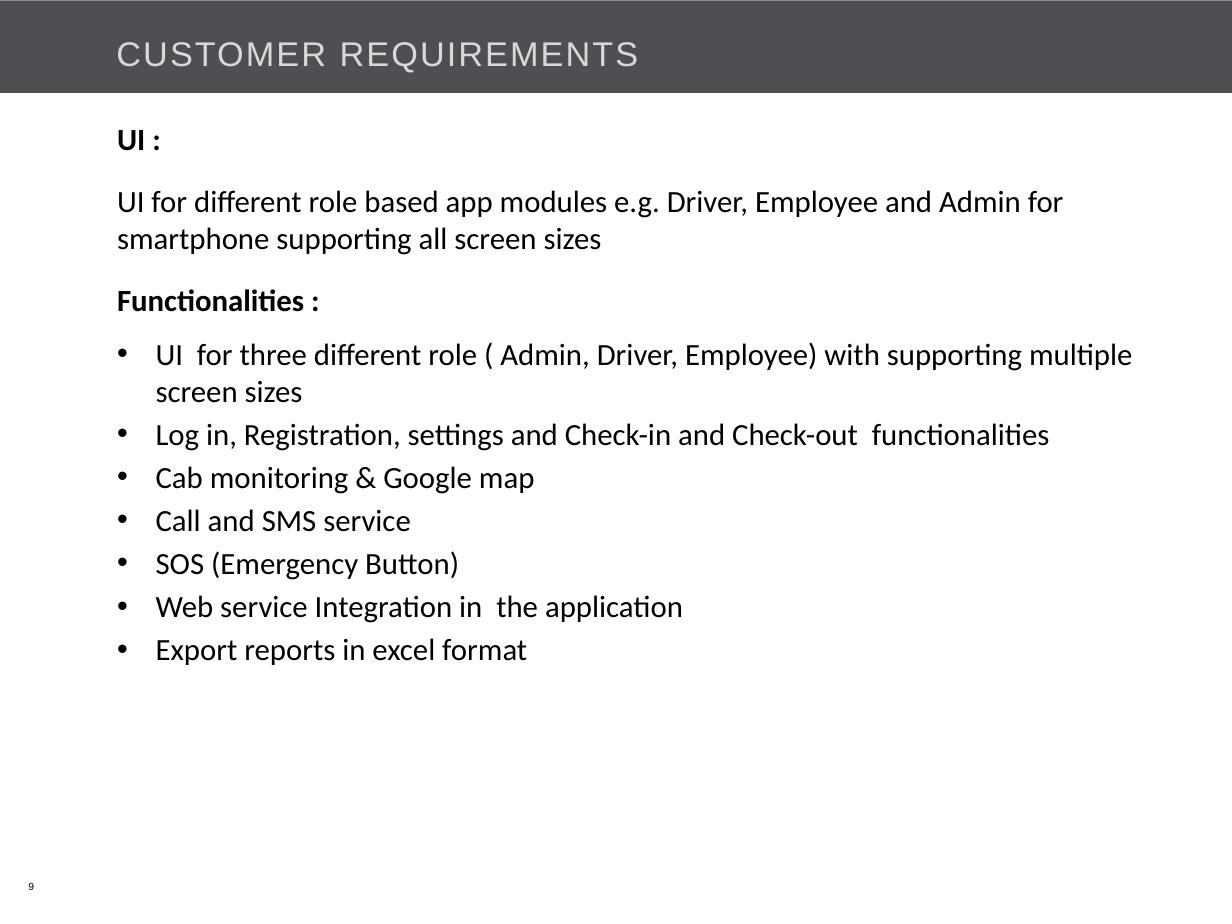
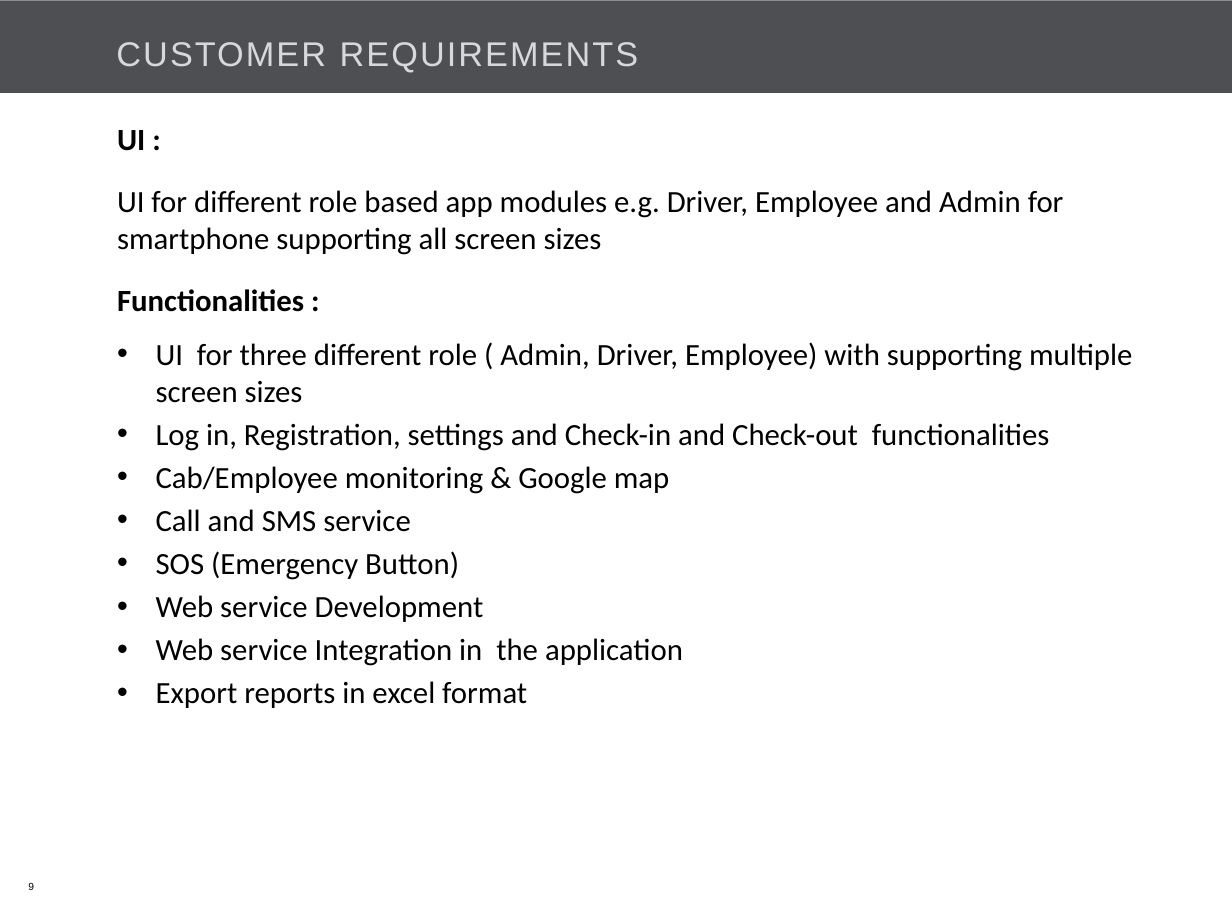
Before and after one commit to Bajarangi/demo, a slide deck: slide 9 of trunk/EasiCab/Documents/EASiCab_POC_kick off.pptx. Drawn at 1232x924 pixels with LibreOffice and Linux fonts; fonts in the diff are those of the drawing; background and template pictures are left out. Boxes give left, top, right and bottom in pixels: in the first picture for what was removed or moved away, otherwise in the second. Text is boxed around its words. In the diff, an @@ line names an element or a change of style, - is before the commit and + after.

```diff
--- a/trunk/EasiCab/Documents/EASiCab_POC_kick off.pptx
+++ b/trunk/EasiCab/Documents/EASiCab_POC_kick off.pptx
@@ text at [156,466,670,494]: text changed @@
-• Cab monitoring & Google map
+• Cab/Employee monitoring & Google map
@@ text at [156,595,484,622]: paragraph added @@
+• Web service Development
```
Also in this commit, not shown: 10 other slides changed, 2 other files.
